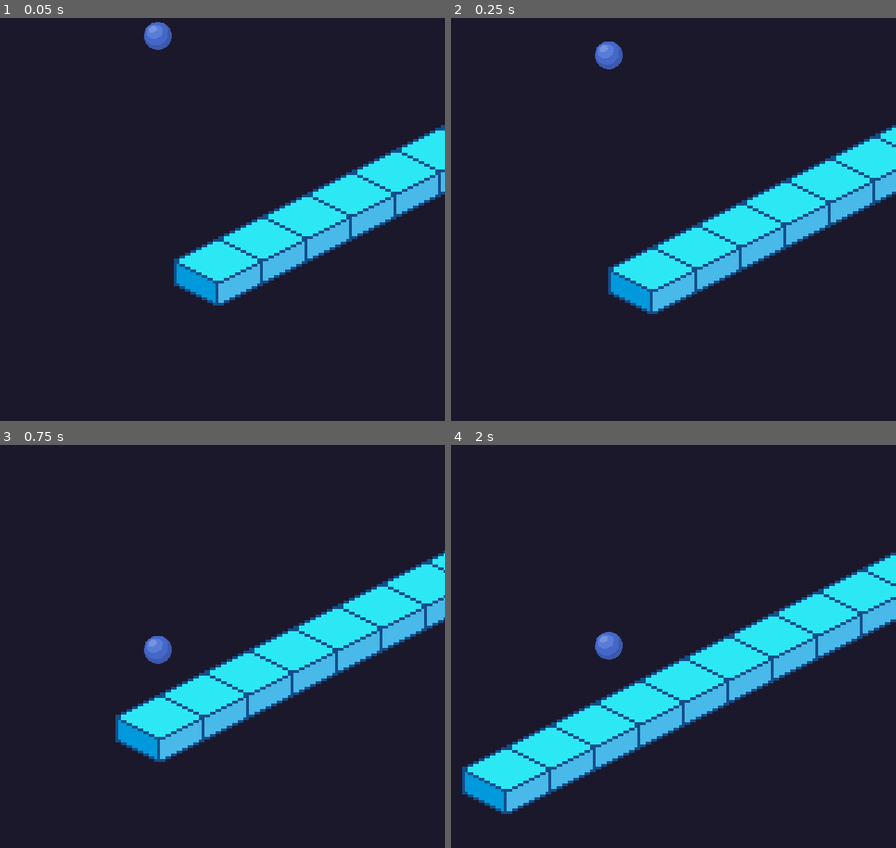
Above: before the commit, frames 1-4 (two rows, left to right).
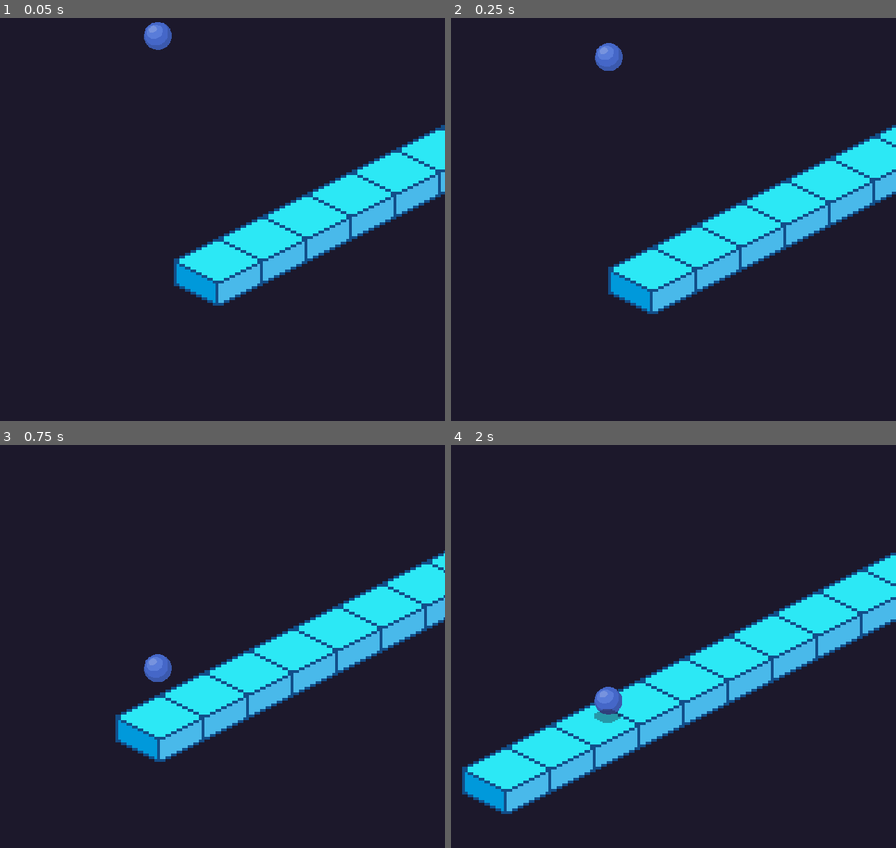
Above: after the commit, the same moments.

Repository: ofknee/tap-tap-tap
Game: Godot game, scene res://scenes/important/game.tscn
Same seed, same stepped clock (60 frames per second), same inputs: the game is played once before the commit and once after it.
Inputs:
- Up to frame 1 (0.05 s): no input
- Up to frame 2 (0.25 s): no input
- Up to frame 3 (0.75 s): tap Enter (ui_accept) at 0.5 s; hold Right (ui_right) from 0.53 s (still down); hold Enter (ui_accept) from 0.53 s (still down)
- Up to frame 4 (2 s): keep holding Right (ui_right); release Enter (ui_accept) at 1.28 s; tap Enter (ui_accept) at 1.35, 1.52, 1.82 s

Frame 1 is identical in both runs. In frame 2, 0.1% of the frame differs, in the area x 32-39%, y 5-14%; in frame 3, 0.6%; in frame 4, 0.8%, in the area x 32-39%, y 46-69%.

Commit message:
physics and jump updates

Diff:
--- a/resources/iso_tile_set.tres
+++ b/resources/iso_tile_set.tres
@@ -7,10 +7,10 @@
 margins = Vector2i(28, 10)
 texture_region_size = Vector2i(32, 32)
 1:0/0 = 0
-1:0/0/physics_layer_0/polygon_0/points = PackedVector2Array(6.109168, -4.945416, -9.894073, 3.0529637, 0, 8, 16, 0)
+1:0/0/physics_layer_0/polygon_0/points = PackedVector2Array(7.822136, -6.350644, -10.091536, 2.954232, 0, 8, 16, 0)
 4:0/0 = 0
 5:0/0 = 0
-5:0/0/physics_layer_0/polygon_0/points = PackedVector2Array(6.109168, -4.945416, -9.894073, 3.0529637, 0, 8, 16, 0)
+5:0/0/physics_layer_0/polygon_0/points = PackedVector2Array(5.8463697, -5.076815, -9.852327, 3.0738366, 0, 8, 8.415186, 3.792407)
 5:0/0/physics_layer_1/polygon_0/points = PackedVector2Array(5.93342, -5.03329, -10.437946, 2.7810268, 0, 8, 16, 0)
 0:1/0 = 0
 1:1/0 = 0
--- a/scenes/iso/player.gd
+++ b/scenes/iso/player.gd
@@ -1,8 +1,8 @@
 extends CharacterBody2D
 
 
-const SPEED = 300.0
-const JUMP_VELOCITY = -430.0
+const SPEED = 180.0
+const JUMP_VELOCITY = -280.0
 @onready var ray = $RayCast2D
 @onready var shadow = $Shadow
 
@@ -18,10 +18,10 @@
 		shadow.hide()
 	# Add the gravity.
 	if not is_on_floor():
-		velocity += get_gravity() * delta
+		velocity += get_gravity() * delta * 1.1
 
 	# Handle jump.
-	if Input.is_action_just_pressed("ui_accept") and is_on_floor():
+	if Input.is_action_pressed("ui_accept") and is_on_floor():
 		velocity.y = JUMP_VELOCITY
 
 	# Get the input direction and handle the movement/deceleration.
